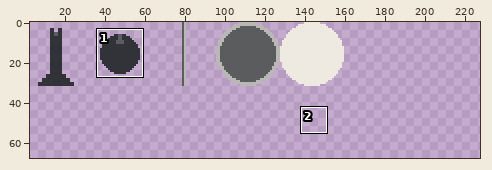
File history of a pixel-art file, Assets/Sprites/General.aseprite. The picture above shows the old version from afar; the outline marks the close-up.
Close-up. As it was:
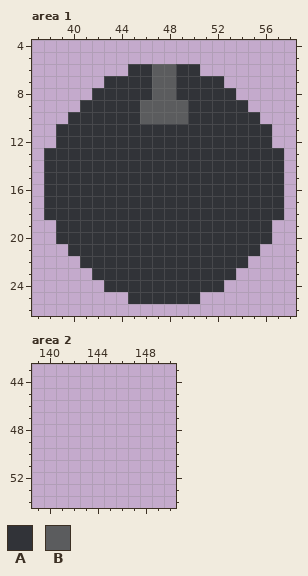
320x320 pixels, 1 frame. Shown: area 1: x 37..58, y 4..26; area 2: x 139..150, y 43..54. The wide view leaves out empty margins. The commit also changed other parts of the picture, which this record leaves out.
Palette (. is transparent): A #313338  B #5b5c5e
Pixels before, area 1, first column x 38:
 6 .......AABBAA.......
 7 .....AAAABBAAAA.....
 8 ....AAAAABBAAAAA....
 9 ...AAAAABBBBAAAAA...
10 ..AAAAAABBBBAAAAAA..
11 .AAAAAAAAAAAAAAAAAA.
12 .AAAAAAAAAAAAAAAAAA.
13 AAAAAAAAAAAAAAAAAAAA
14 AAAAAAAAAAAAAAAAAAAA
15 AAAAAAAAAAAAAAAAAAAA
16 AAAAAAAAAAAAAAAAAAAA
17 AAAAAAAAAAAAAAAAAAAA
18 AAAAAAAAAAAAAAAAAAAA
19 .AAAAAAAAAAAAAAAAAA.
20 .AAAAAAAAAAAAAAAAAA.
21 ..AAAAAAAAAAAAAAAA..
22 ...AAAAAAAAAAAAAA...
23 ....AAAAAAAAAAAA....
24 .....AAAAAAAAAA.....
25 .......AAAAAA.......
The same view after the edit:
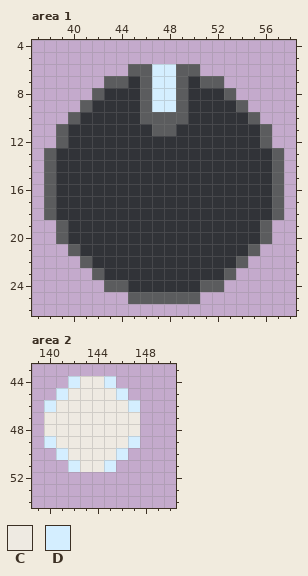
Colours new in this view: C #eeeae2  D #d4eeff
Change:
Area 1:
Colour A becomes colour B in row 6 at x 45 to 46 and 49 to 50; in row 7 at x 43 to 44, 46, 49 and 51 to 52; in row 8 at x 42, 46, 49 and 53; in row 9 at x 41 and 54; in row 10 at x 40 and 55; in row 11 at x 39, 47 to 48 and 56.
Colour A becomes colour B in row 12 at x 39 and 56; in rows 13 to 18 at x 38 and 57; in rows 19 to 20 at x 39 and 56; in row 21 at x 40 and 55; in row 22 at x 41 and 54; in row 23 at x 42 and 53.
Colour A becomes colour B in row 24 at x 43 to 44 and 51 to 52; in row 25 at x 45 to 50.
Colour B becomes colour D in rows 6 to 9 at x 47 to 48.
Area 2:
The author put colour C in row 44 at x 143 to 144; in row 45 at x 142 to 145; in row 46 at x 141 to 146; in rows 47 to 48 at x 140 to 147; in row 49 at x 141 to 146; in row 50 at x 142 to 145.
The author put colour C in row 51 at x 143 to 144.
The author put colour D in row 44 at x 142 and 145; in row 45 at x 141 and 146; in row 46 at x 140 and 147; in row 49 at x 140 and 147; in row 50 at x 141 and 146; in row 51 at x 142 and 145.
Where, in picture pixels (left, top, right, bottom), the same in both close-ups:
changed: (44, 64, 284, 304)
added: (44, 376, 140, 472)
